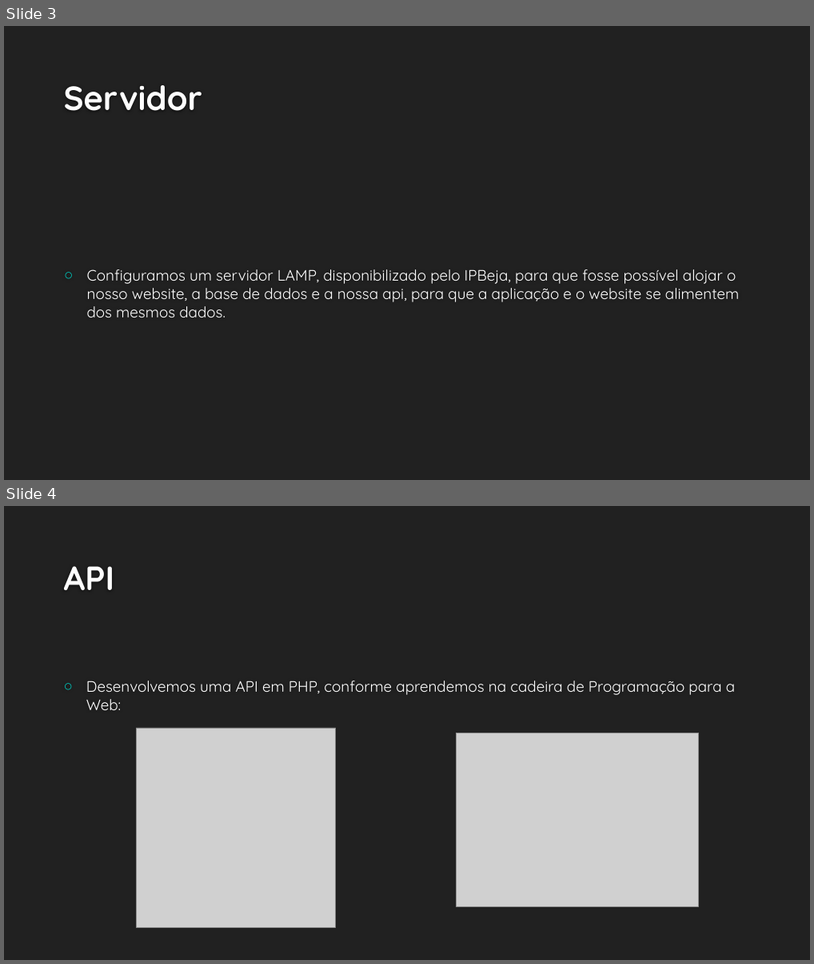
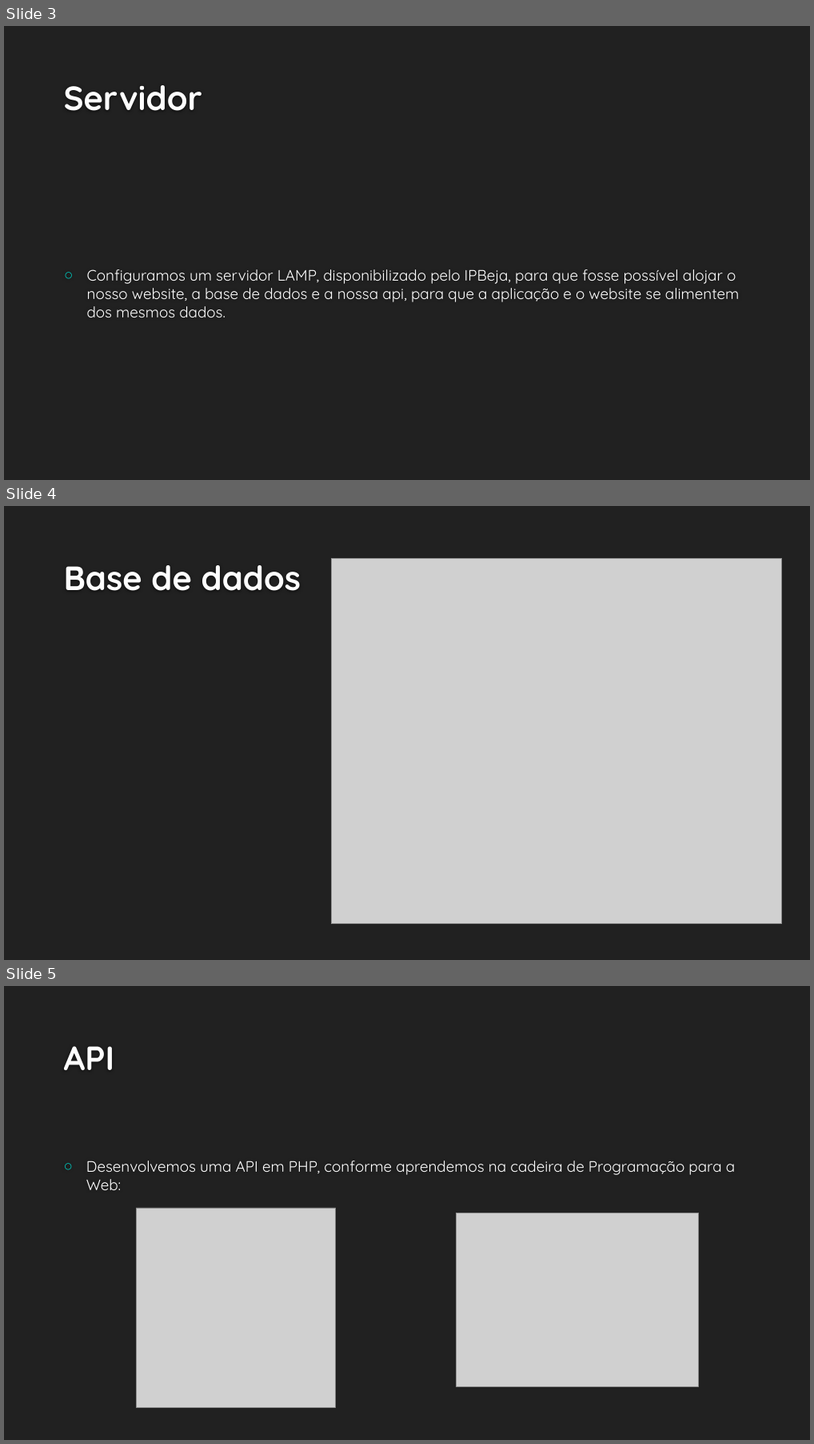
Before and after one commit to nicerinno/HardwareHamlet, a slide deck: Apresentacao HardwareHamlet.pptx. Shown one above the other, each under a label of ours: slides 3 and 4 before the commit, slides 3, 4 and 5 after it. The pictures are 814x964 and 814x1444 pixels, drawn with LibreOffice and Linux fonts; fonts in the diff are those of the drawing; grey boxes stand for pictures; background and template pictures are left out. Boxes give left, top, right and bottom in pixels: in the first picture for what was removed or moved away, otherwise in the second. Text is boxed around its words. In the diff, an @@ line names an element or a change of style, - is before the commit and + after.

```diff
--- a/Apresentacao HardwareHamlet.pptx
+++ b/Apresentacao HardwareHamlet.pptx
@@ slide 4 added at (4, 506, 810, 960), background #212121 @@
@@ title added at (64, 565, 301, 591), 40 pt, text #FEFEFE, bold @@
+Base de dados
@@ picture added at (331, 558, 782, 924) @@
@@ what was slide 4 is now slide 5 @@
```
Also in this commit, not shown: 1 slide changed.
